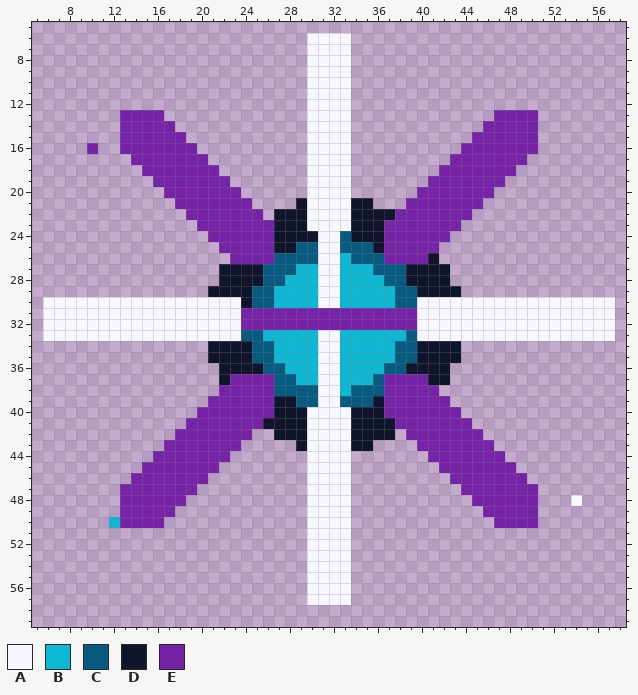
Pixel-art file -- game/assets/source/original_procedural/impact_star.aseprite. This is how it looked before the edit.
64x64 pixels, 1 frame. Shown: x 5..58, y 5..59.
Palette (. is transparent): A #f6f7ff  B #0eb8d4  C #075a80  D #10152b  E #7623a8
Pixels before (only the part around the change), first column x 15:
16 EEEEE..........AAAA..........EEEEEEE.....
17 EEEEEE.........AAAA.........EEEEEEE......
18 EEEEEEE........AAAA........EEEEEEE.......
19 .EEEEEEE.......AAAA.......EEEEEEE........
20 ..EEEEEEE......AAAA......EEEEEEE.........
21 ...EEEEEEE....DAAAADD...EEEEEEE..........
22 ....EEEEEEE.DDDAAAADDDDEEEEEEE...........
23 .....EEEEEEEDDDAAAADDDEEEEEEE............
24 ......EEEEEEDDDDAACDDDEEEEEE.............
25 .......EEEEEDDCCAACCCDEEEEE..............
26 ........EEEECCCCAABCCCEEEED..............
27 .......DDDDCCCBBAABBBCCCDDDD.............
28 .......DDDDCCBBBAABBBBCCDDDD.............
29 ......DDDDCCBBBBAABBBBBCCDDDD............
30 AAAAAAAAADCCBBBBAABBBBBCCAAAAAAAAAAAAAAAA
31 AAAAAAAAAEEEEEEEEEEEEEEEEAAAAAAAAAAAAAAAA
32 AAAAAAAAAEEEEEEEEEEEEEEEEAAAAAAAAAAAAAAAA
33 AAAAAAAAACCBBBBBAABBBBBBCAAAAAAAAAAAAAAAA
34 ......DDDDCCBBBBAABBBBBCCDDDD............
35 ......DDDDCCBBBBAABBBBBCCDDDD............
36 .......DDDDCCBBBAABBBBCCDDDD.............
37 .......DEEEECCBBAABBBCEEEEDD.............
38 .......EEEEECCCCAABCCCEEEEE..............
39 ......EEEEEEDDCCAACCCDEEEEEE.............
40 .....EEEEEEEDDDAAAADDDEEEEEEE............
41 ....EEEEEEEDDDDAAAADDDDEEEEEEE...........
42 ...EEEEEEE..DDDAAAADDDD.EEEEEEE..........
43 ..EEEEEEE.....DAAAADD....EEEEEEE.........
44 .EEEEEEE.......AAAA.......EEEEEEE........
45 EEEEEEE........AAAA........EEEEEEE.......
46 EEEEEE.........AAAA.........EEEEEEE......
47 EEEEE..........AAAA..........EEEEEEE.....
48 EEEE...........AAAA...........EEEEEE...A.
49 EEE............AAAA............EEEEE.....
50 EE.............AAAA.............EEEE.....
51 ...............AAAA......................
52 ...............AAAA......................
53 ...............AAAA......................
54 ...............AAAA......................
55 ...............AAAA......................
56 ...............AAAA......................
Once edited:
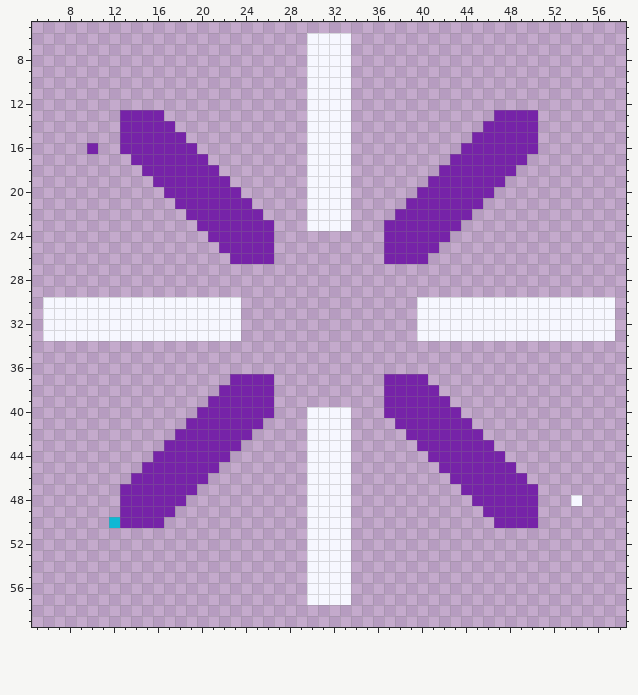
From old to new:
The edit erases colour A in rows 24 to 30 at x 31 to 32; in rows 33 to 39 at x 31 to 32.
The edit erases colour B in row 26 at x 33; in row 27 at x 29 to 30 and 33 to 35; in row 28 at x 28 to 30 and 33 to 36; in rows 29 to 30 at x 27 to 30 and 33 to 37; in row 33 at x 26 to 30 and 33 to 38; in rows 34 to 35 at x 27 to 30 and 33 to 37.
The edit erases colour B in row 36 at x 28 to 30 and 33 to 36; in row 37 at x 29 to 30 and 33 to 35; in row 38 at x 33.
The edit erases colour C in row 24 at x 33; in row 25 at x 29 to 30 and 33 to 35; in row 26 at x 27 to 30 and 34 to 36; in row 27 at x 26 to 28 and 36 to 38; in row 28 at x 26 to 27 and 37 to 38; in rows 29 to 30 at x 25 to 26 and 38 to 39.
The edit erases colour C in row 33 at x 24 to 25 and 39; in rows 34 to 35 at x 25 to 26 and 38 to 39; in row 36 at x 26 to 27 and 37 to 38; in row 37 at x 27 to 28 and 36; in row 38 at x 27 to 30 and 34 to 36; in row 39 at x 29 to 30 and 33 to 35.
The edit erases colour D in row 21 at x 29 and 34 to 35; in row 22 at x 27 to 29 and 34 to 37; in row 23 at x 27 to 29 and 34 to 36; in row 24 at x 27 to 30 and 34 to 36; in row 25 at x 27 to 28 and 36; in row 26 at x 41.
The edit erases colour D in rows 27 to 28 at x 22 to 25 and 39 to 42; in row 29 at x 21 to 24 and 40 to 43; in row 30 at x 24; in rows 34 to 35 at x 21 to 24 and 40 to 43; in row 36 at x 22 to 25 and 39 to 42; in row 37 at x 22 and 41 to 42.
The edit erases colour D in row 39 at x 27 to 28 and 36; in row 40 at x 27 to 29 and 34 to 36; in row 41 at x 26 to 29 and 34 to 37; in row 42 at x 27 to 29 and 34 to 37; in row 43 at x 29 and 34 to 35.
The edit erases colour E in rows 31 to 32 at x 24 to 39.
Pixel boxes of the changes (left, top, right, bottom) in both pictures:
erased: (208, 198, 461, 451)
